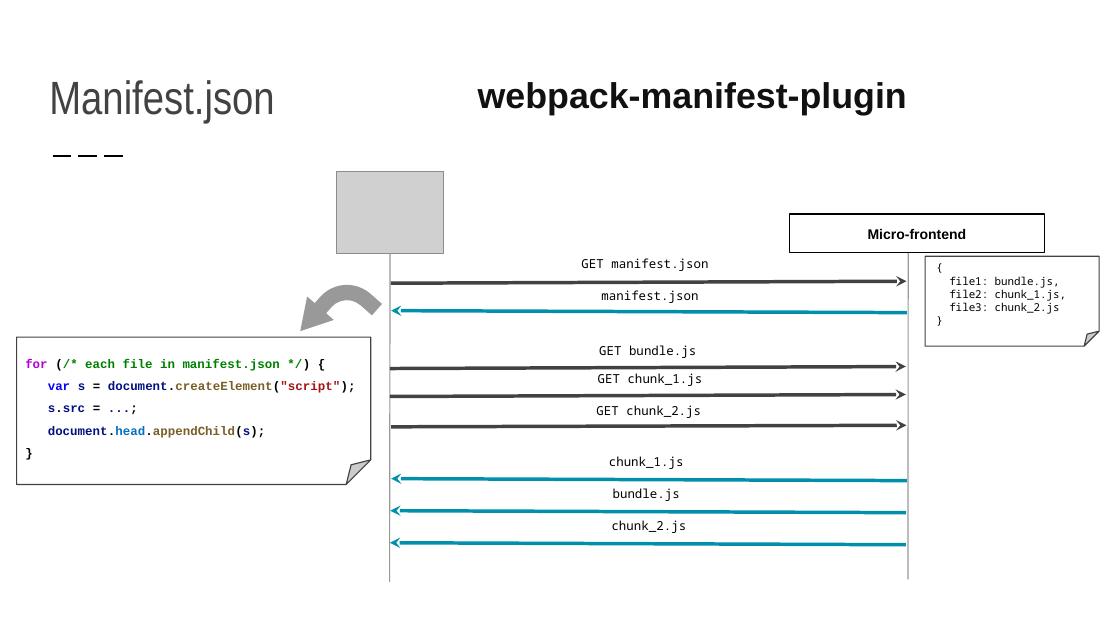
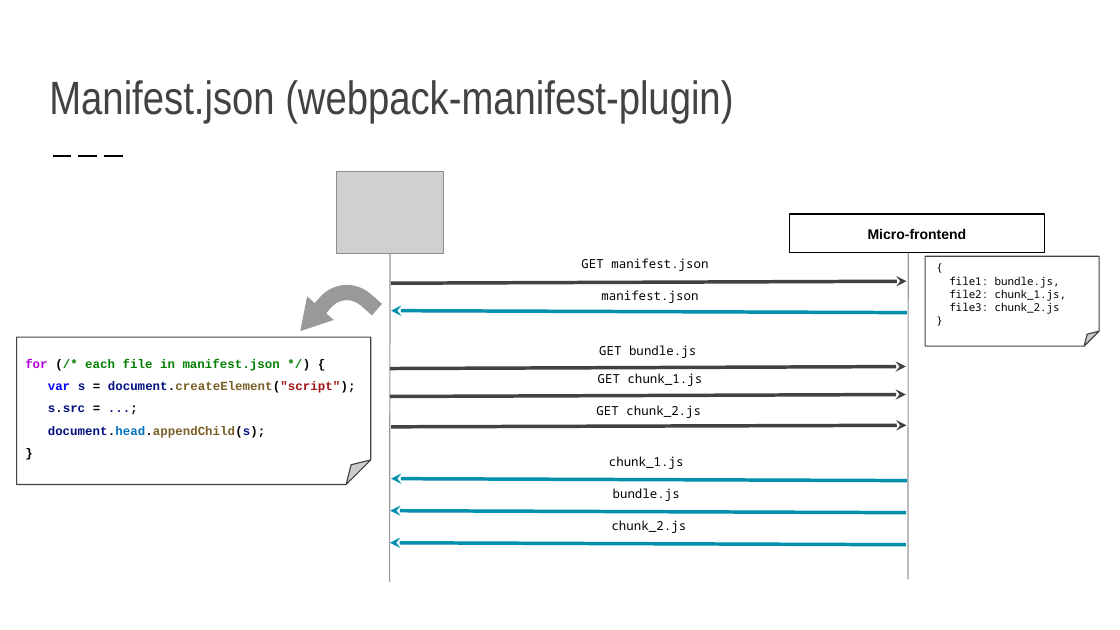
Before and after one commit to justadev1/geekle-vuejs, a slide deck: slide 22 of Micro-frontends and Vue.js.pptx. Drawn at 1120x630 pixels with LibreOffice and Linux fonts; fonts in the diff are those of the drawing; grey boxes stand for pictures. Boxes give left, top, right and bottom in pixels: in the first picture for what was removed or moved away, otherwise in the second. Text is boxed around its words. In the diff, an @@ line names an element or a change of style, - is before the commit and + after.

```diff
--- a/Micro-frontends and Vue.js.pptx
+++ b/Micro-frontends and Vue.js.pptx
@@ title at <box>49,80,733,124</box>: text changed @@
-Manifest.json
+Manifest.json (webpack-manifest-plugin)
@@ text removed at <box>478,82,907,116</box> @@
-webpack-manifest-plugin
```
Also in this commit, not shown: 4 other slides changed, 1 slide added, 54 other files.
